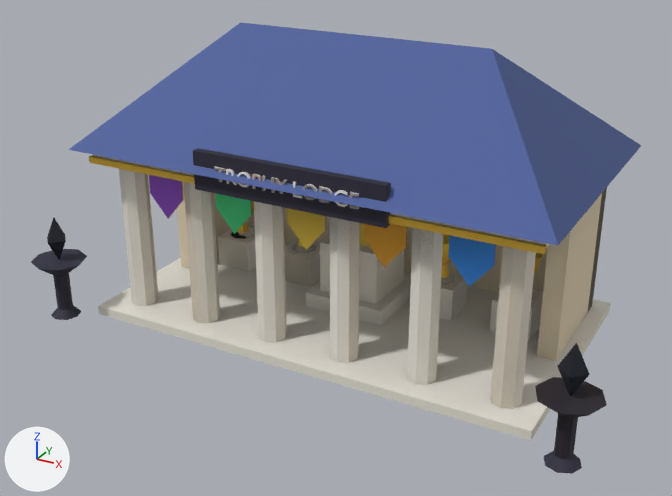
The FBX model assets/stations/home_lodge_3.fbx: old version first, new version second.
Rendered twice from a 50 mm lens placed at (25.8, -49.7, 29.3), pointed at (0.1, -2.8, 5.8). Lighting does not change. The marker at lower left points along +X, +Y and +Z. The picture after the commit comes second.

Script lines for the objects in view, before the commit:
```python
me_home_lodge_3_body = bpy.data.meshes.new('home_lodge_3_body')
me_home_lodge_3_body.from_pydata(...)  # 1692 vertices, 2088 faces; spans x -18.8..18.8, y -11.3..9.0, z 0.0..18.6
me_home_lodge_3_body.materials.append(mat_home_lodge_3_baked)  # picture img_home_lodge_3_png
me_home_lodge_3_body_glow = bpy.data.meshes.new('home_lodge_3_body_glow')
me_home_lodge_3_body_glow.from_pydata(...)  # 12 vertices, 16 faces; spans x -17.8..17.8, y -10.3..-8.7, z 3.9..7.0
me_home_lodge_3_body_glow.materials.append(mat_home_lodge_3_baked)  # picture img_home_lodge_3_png
ob_home_lodge_3_body = bpy.data.objects.new('home_lodge_3_body', me_home_lodge_3_body)
ob_home_lodge_3_body.location = (0.0, 0.0, 0.0)
ob_home_lodge_3_body_glow = bpy.data.objects.new('home_lodge_3_body_glow', me_home_lodge_3_body_glow)
ob_home_lodge_3_body_glow.location = (0.0, 0.0, 0.0)
```
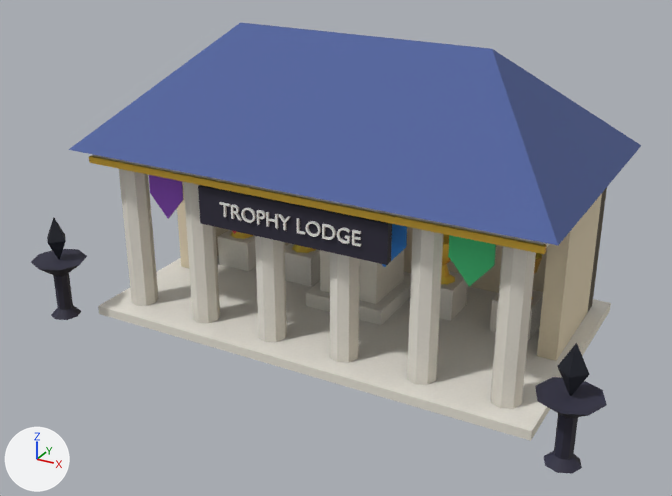
Pixel boxes [x1, y1, x2, y2] of what changed, in the pictures (672 x 496 px; the box of a moved part takes in the faces that stretch with it):
```json
{"object": "home_lodge_3_body", "change": "reshaped, surface changed", "before": [31, 22, 641, 474], "after": [31, 22, 641, 474]}
{"part": 1, "of": "me_home_lodge_3_body", "change": "moved or reshaped", "before": [193, 148, 391, 228], "after": [198, 185, 392, 265]}
{"part": 2, "of": "me_home_lodge_3_body", "change": "moved or reshaped", "before": [350, 192, 359, 209], "after": [352, 230, 361, 247]}
{"part": 3, "of": "me_home_lodge_3_body", "change": "moved or reshaped", "before": [334, 190, 348, 207], "after": [337, 228, 350, 244]}
{"part": 4, "of": "me_home_lodge_3_body", "change": "moved or reshaped", "before": [319, 186, 332, 203], "after": [322, 223, 336, 240]}
{"part": 5, "of": "me_home_lodge_3_body", "change": "moved or reshaped", "before": [303, 184, 317, 200], "after": [306, 221, 321, 237]}
{"part": 6, "of": "me_home_lodge_3_body", "change": "moved or reshaped", "before": [293, 181, 302, 198], "after": [297, 218, 306, 235]}
{"part": 7, "of": "me_home_lodge_3_body", "change": "moved or reshaped", "before": [274, 178, 287, 194], "after": [279, 214, 291, 230]}
{"part": 8, "of": "me_home_lodge_3_body", "change": "moved or reshaped", "before": [262, 175, 275, 193], "after": [266, 212, 279, 229]}
{"part": 9, "of": "me_home_lodge_3_body", "change": "moved or reshaped", "before": [252, 174, 262, 189], "after": [257, 210, 266, 225]}
{"part": 10, "of": "me_home_lodge_3_body", "change": "moved or reshaped", "before": [237, 172, 251, 187], "after": [241, 208, 256, 223]}
{"part": 11, "of": "me_home_lodge_3_body", "change": "moved or reshaped", "before": [226, 169, 237, 185], "after": [231, 204, 242, 221]}
{"part": 12, "of": "me_home_lodge_3_body", "change": "moved or reshaped", "before": [214, 166, 226, 182], "after": [219, 202, 231, 217]}
{"part": 13, "of": "me_home_lodge_3_body", "change": "surface changed", "before": [181, 167, 607, 457], "after": [181, 181, 607, 457]}
```

Edits to the scene script, one JSON object a line:
```json
{"block": "me_home_lodge_3_body", "where": "me_home_lodge_3_body.from_pydata(...)  # 1692 vertices, 2088 faces; spans x -18.8..18.8, y -11.3..9.0, z 0.0..18.6"}
{"block": "me_home_lodge_3_body", "where": "# used by ob_home_lodge_3_body; location = (0.0, 0.0, 0.0)"}
{"block": "me_home_lodge_3_body", "change": "me_home_lodge_3_body part 1: the loose piece of 8 vertices spanning x -6.2..6.2, y -8.6..-8.1, z 10.5..12.9 is moved by (0.0, 0.3, -2.3)"}
{"block": "me_home_lodge_3_body", "change": "me_home_lodge_3_body part 2: the loose piece of 24 vertices spanning x 4.1..4.6, y -8.7..-8.6, z 11.3..12.1 is moved by (0.0, 0.3, -2.3)"}
{"block": "me_home_lodge_3_body", "change": "me_home_lodge_3_body part 3: the loose piece of 204 vertices spanning x 3.2..4.0, y -8.7..-8.6, z 11.3..12.2 is moved by (0.0, 0.3, -2.3)"}
{"block": "me_home_lodge_3_body", "change": "me_home_lodge_3_body part 4: the loose piece of 108 vertices spanning x 2.3..3.1, y -8.7..-8.6, z 11.3..12.1 is moved by (0.0, 0.3, -2.3)"}
{"block": "me_home_lodge_3_body", "change": "me_home_lodge_3_body part 5: the loose piece of 192 vertices spanning x 1.2..2.1, y -8.7..-8.6, z 11.3..12.2 is moved by (0.0, 0.3, -2.3)"}
{"block": "me_home_lodge_3_body", "change": "me_home_lodge_3_body part 6: the loose piece of 12 vertices spanning x 0.6..1.1, y -8.7..-8.6, z 11.3..12.1 is moved by (0.0, 0.3, -2.3)"}
{"block": "me_home_lodge_3_body", "change": "me_home_lodge_3_body part 7: the loose piece of 18 vertices spanning x -0.6..0.2, y -8.7..-8.6, z 11.3..12.1 is moved by (0.0, 0.3, -2.3)"}
{"block": "me_home_lodge_3_body", "change": "me_home_lodge_3_body part 8: the loose piece of 24 vertices spanning x -1.4..-0.7, y -8.7..-8.6, z 11.3..12.1 is moved by (0.0, 0.3, -2.3)"}
{"block": "me_home_lodge_3_body", "change": "me_home_lodge_3_body part 9: the loose piece of 112 vertices spanning x -2.0..-1.5, y -8.7..-8.6, z 11.3..12.1 is moved by (0.0, 0.3, -2.3)"}
{"block": "me_home_lodge_3_body", "change": "me_home_lodge_3_body part 10: the loose piece of 192 vertices spanning x -3.1..-2.2, y -8.7..-8.6, z 11.3..12.2 is moved by (0.0, 0.3, -2.3)"}
{"block": "me_home_lodge_3_body", "change": "me_home_lodge_3_body part 11: the loose piece of 188 vertices spanning x -3.8..-3.1, y -8.7..-8.6, z 11.3..12.1 is moved by (0.0, 0.3, -2.3)"}
{"block": "me_home_lodge_3_body", "change": "me_home_lodge_3_body part 12: the loose piece of 16 vertices spanning x -4.6..-3.9, y -8.7..-8.6, z 11.3..12.1 is moved by (0.0, 0.3, -2.3)"}
{"block": "me_home_lodge_3_body", "change": "me_home_lodge_3_body part 13: texture (UV) coordinates of 982 of 2088 faces, centred in x -18.4..18.4, y -10.9..7.6, z 0.0..12.1, changed; they spanned u 0.0..0.99, v 0.0..1.0 and now span u 0.0..0.99, v 0.0..1.0"}
```
